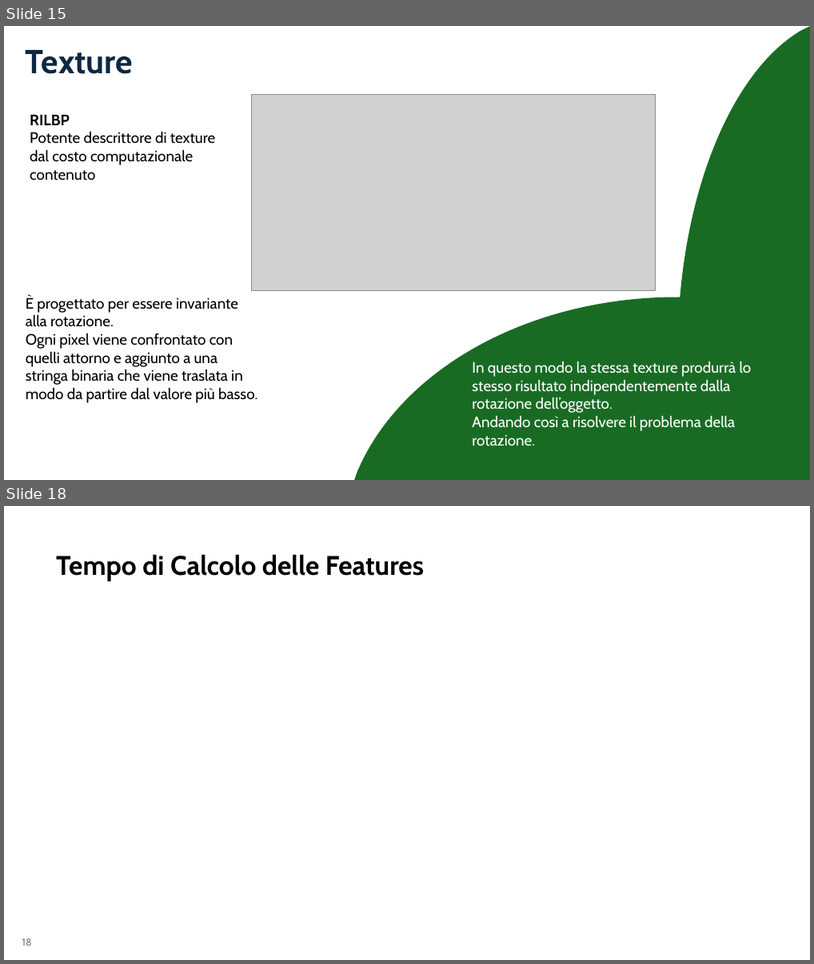
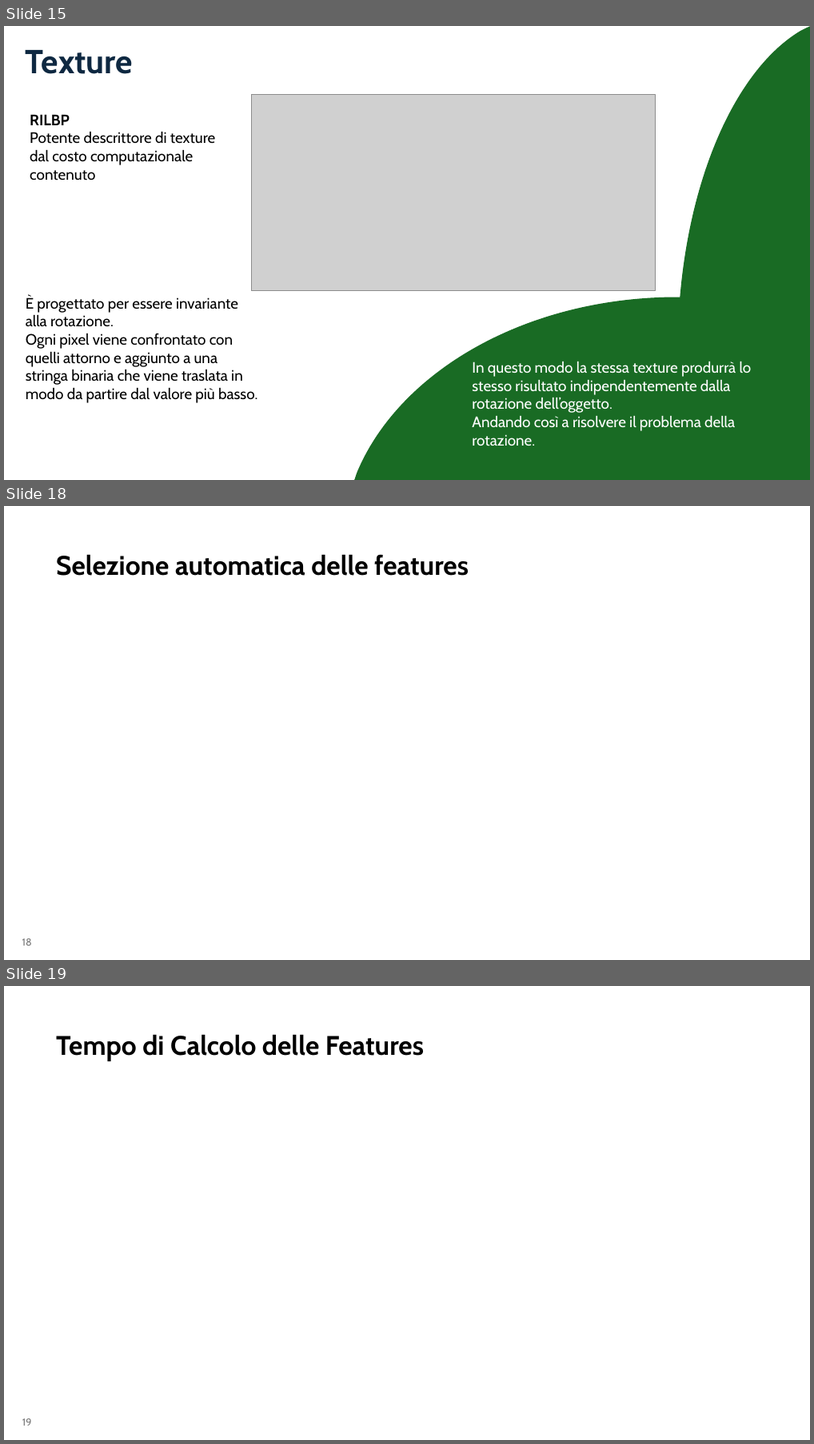
Before and after one commit to aleeteo/leaf_ID, a slide deck: presentazione/ProjectLeafWIP.pptx. Shown one above the other, each under a label of ours: slides 15 and 18 before the commit, slides 15, 18 and 19 after it; the slides between them are not shown. The pictures are 814x964 and 814x1444 pixels, drawn with LibreOffice and Linux fonts; fonts in the diff are those of the drawing; grey boxes stand for pictures. Boxes give left, top, right and bottom in pixels: in the first picture for what was removed or moved away, otherwise in the second. Text is boxed around its words. In the diff, an @@ line names an element or a change of style, - is before the commit and + after.

```diff
--- a/presentazione/ProjectLeafWIP.pptx
+++ b/presentazione/ProjectLeafWIP.pptx
@@ slide 18 added at (4, 506, 810, 960), background #FFFFFF @@
@@ title added at (56, 554, 469, 576), 32 pt, text #000000, bold @@
+Selezione automatica delle features
@@ page number added at (22, 938, 32, 945), 12 pt, text #797979 @@
+18
@@ what was slide 18 is now slide 19 @@
@@ page number at (22, 1418, 32, 1425): text changed @@
-18
+19
```
Also in this commit, not shown: 4 slides changed, 1 other slide added, 1 slide removed.
